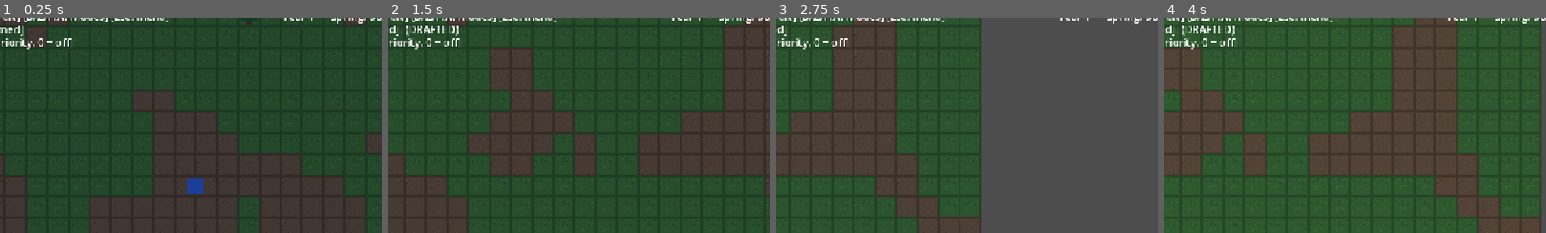
Above: before the commit, frames 1-4 (left to right).
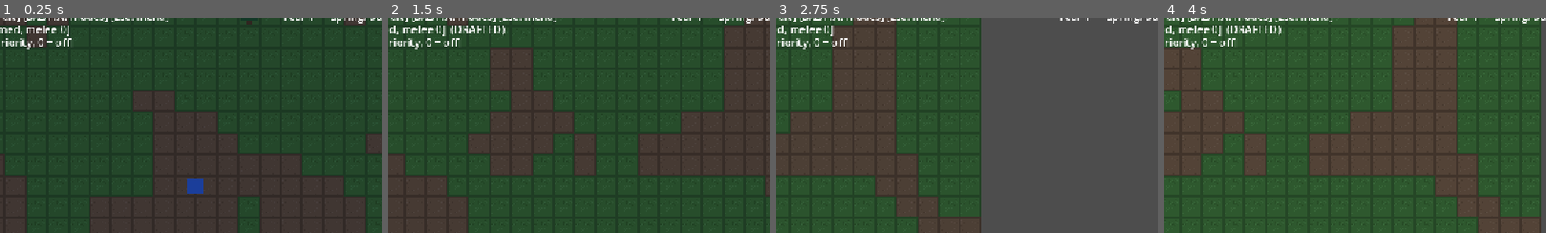
Above: after the commit, the same moments.

Repository: PakkaponBon/gameproject
Game: Godot game, scene res://scenes/main.tscn
Same seed, same stepped clock (60 frames per second), same inputs: the game is played once before the commit and once after it.
Inputs (mouse positions are % of the whole screen's width and height, from its top left):
- Up to frame 1 (0.25 s): no input
- Up to frame 2 (1.5 s): move the mouse to (72, 45) at 0.52 s; hold D (pan_right) 0.53-1.25 s; hold R (toggle_draft) 0.53-1.25 s; click (72, 45) at 0.67 s; tap 1 (cycle_chop_priority) at 0.77 s; drag from (30, 55) to (45, 70) at 1.27 s
- Up to frame 3 (2.75 s): move the mouse to (60, 28) at 2.02 s; hold D (pan_right) from 2.03 s (still down); hold Q (cycle_building) from 2.03 s (still down); tap R (toggle_draft) at 2.3 s
- Up to frame 4 (4 s): release D (pan_right) at 2.75 s; release Q (cycle_building) at 2.75 s; drag from (45, 70) to (20, 35) at 2.77 s; tap Enter at 3.5 s; move the mouse to (80, 65) at 3.52 s; hold A (pan_left) from 3.53 s (still down); hold 2 (cycle_haul_priority) from 3.53 s (still down); tap 1 (cycle_chop_priority) at 3.77 s; tap R (toggle_draft) at 3.8 s
The pictures show only the part of the screen within x 38-88%, y 4-54%; the shares and areas given below are measured in that part.

The runs differ from the first frame. In frame 1, 0.2% of the frame differs, in the area x 5-18%, y 3-9%; in frame 2, 0.6%, in the area x 2-31%, y 3-9%; in frame 3, 0.2%; in frame 4, 0.6%.

Commit message:
Phase 4: melee skill - hit chance and damage scale with combat XP
- PawnSkills component (generic XP->level, reused by later skills)
- 70%+3%/lvl to hit, +5%/lvl damage; 8 XP per landed blow; save v15

Co-Authored-By: Claude Fable 5 <noreply@anthropic.com>

Diff:
--- a/scenes/pawn.tscn
+++ b/scenes/pawn.tscn
@@ -5,6 +5,7 @@
 [ext_resource type="Script" uid="uid://bm4j7f2q9w1s" path="res://scripts/pawn_combat.gd" id="3_combat"]
 [ext_resource type="Script" uid="uid://bh9s4x7p1n5d" path="res://scripts/pawn_work.gd" id="4_work"]
 [ext_resource type="Script" uid="uid://bj5w8n2f6t3q" path="res://scripts/pawn_survival.gd" id="5_survival"]
+[ext_resource type="Script" uid="uid://bf8c3n6t1w9q" path="res://scripts/pawn_skills.gd" id="6_skills"]
 
 [node name="Pawn" type="Node2D"]
 script = ExtResource("1_pawn")
@@ -20,6 +21,9 @@
 
 [node name="Survival" type="Node" parent="."]
 script = ExtResource("5_survival")
+
+[node name="Skills" type="Node" parent="."]
+script = ExtResource("6_skills")
 
 [node name="SelectionRing" type="ColorRect" parent="."]
 visible = false
--- a/scripts/hud.gd
+++ b/scripts/hud.gd
@@ -55,9 +55,10 @@
 	elif pawn.combat.is_wounded():
 		suffix = "  (WOUNDED)"
 	var weapon := pawn.combat.weapon_id if pawn.combat.weapon_id != "" else "unarmed"
-	stats_label.text = "%s — hunger %d  rest %d  mood %d  hp %d [%s]%s" % [
+	stats_label.text = "%s — hunger %d  rest %d  mood %d  hp %d [%s, melee %d]%s" % [
 		pawn.name, roundi(pawn.needs.hunger), roundi(pawn.needs.rest),
-		roundi(pawn.needs.mood), roundi(pawn.combat.hp), weapon, suffix]
+		roundi(pawn.needs.mood), roundi(pawn.combat.hp), weapon,
+		pawn.skills.level("melee"), suffix]
 
 func update_priorities(pawn: Pawn) -> void:
 	priority_label.text = "%s — Chop: %s  Haul: %s  Build: %s  Farm: %s   [1-4: cycle priority, 0 = off]" % [
--- a/scripts/pawn.gd
+++ b/scripts/pawn.gd
@@ -33,6 +33,7 @@
 @onready var combat: PawnCombat = $Combat
 @onready var work: PawnWork = $Work
 @onready var survival: PawnSurvival = $Survival
+@onready var skills: PawnSkills = $Skills
 
 func _ready() -> void:
 	add_to_group("pawns")
--- a/scripts/pawn_combat.gd
+++ b/scripts/pawn_combat.gd
@@ -9,6 +9,10 @@
 
 const HP_MAX := 100.0
 const ATTACK_COOLDOWN_TICKS := 10
+const BASE_HIT_CHANCE := 0.7
+const HIT_PER_MELEE_LEVEL := 0.03   # level 10 = 100% to hit
+const DAMAGE_PER_MELEE_LEVEL := 0.05  # level 10 = +50% damage
+const MELEE_XP_PER_HIT := 8.0
 const WOUNDED_BELOW := 0.5  # of max HP: slower work, seeks bed rest
 const RECOVERED_AT := 0.9   # sleeps/heals until back to here
 const HEAL_IN_BED := 0.08   # per tick while sleeping in a bed
@@ -34,7 +38,10 @@
 		return false
 	if attack_cooldown <= 0:
 		attack_cooldown = ATTACK_COOLDOWN_TICKS
-		raider.take_damage(attack_damage)
+		var lvl := pawn.skills.level("melee")
+		if randf() < BASE_HIT_CHANCE + HIT_PER_MELEE_LEVEL * lvl:
+			raider.take_damage(attack_damage * (1.0 + DAMAGE_PER_MELEE_LEVEL * lvl))
+			pawn.skills.gain("melee", MELEE_XP_PER_HIT)  # learn by landing hits
 	return true
 
 func take_damage(amount: float) -> void:
--- /dev/null
+++ b/scripts/pawn_skills.gd
@@ -0,0 +1,16 @@
+class_name PawnSkills
+extends Node
+## Skill XP for one pawn. Generic by design: melee levels here now;
+## farming/crafting/archery reuse it in later phases. Levels are derived
+## from XP, so only the xp dict needs saving.
+
+const XP_PER_LEVEL := 100.0
+const MAX_LEVEL := 10
+
+var xp := {}  # skill id -> accumulated xp
+
+func level(id: String) -> int:
+	return clampi(int(float(xp.get(id, 0.0)) / XP_PER_LEVEL), 0, MAX_LEVEL)
+
+func gain(id: String, amount: float) -> void:
+	xp[id] = float(xp.get(id, 0.0)) + amount
--- a/scripts/save_collector.gd
+++ b/scripts/save_collector.gd
@@ -114,6 +114,7 @@
 		"hp": pawn.combat.hp,
 		"atk_cd": pawn.combat.attack_cooldown,
 		"weapon": pawn.combat.weapon_id,
+		"skills": pawn.skills.xp,
 		"wander_cd": pawn.survival.wander_cooldown,
 		"collapsed": pawn.collapsed,
 		"drafted": pawn.drafted,
--- a/scripts/save_manager.gd
+++ b/scripts/save_manager.gd
@@ -4,7 +4,7 @@
 ## Loading reloads the main scene; `pending_load` survives the reload
 ## because this is an autoload, and the fresh Main applies it.
 
-const SAVE_VERSION := 14
+const SAVE_VERSION := 15
 const MANUAL_SAVE_PATH := "user://save.json"
 const AUTOSAVE_PATH := "user://autosave.json"
 
@@ -116,6 +116,8 @@
 	pawn.combat.attack_cooldown = int(p.atk_cd)
 	if String(p.weapon) != "":
 		pawn.combat.equip(p.weapon)
+	for skill_id: String in p.skills:
+		pawn.skills.xp[skill_id] = float(p.skills[skill_id])
 	pawn.survival.wander_cooldown = int(p.wander_cd)
 	pawn.target_cell = _vec(p.target)
 	if bool(p.collapsed):
Not shown, added: scripts/pawn_skills.gd.uid
Not shown, changed: ROADMAP.md
